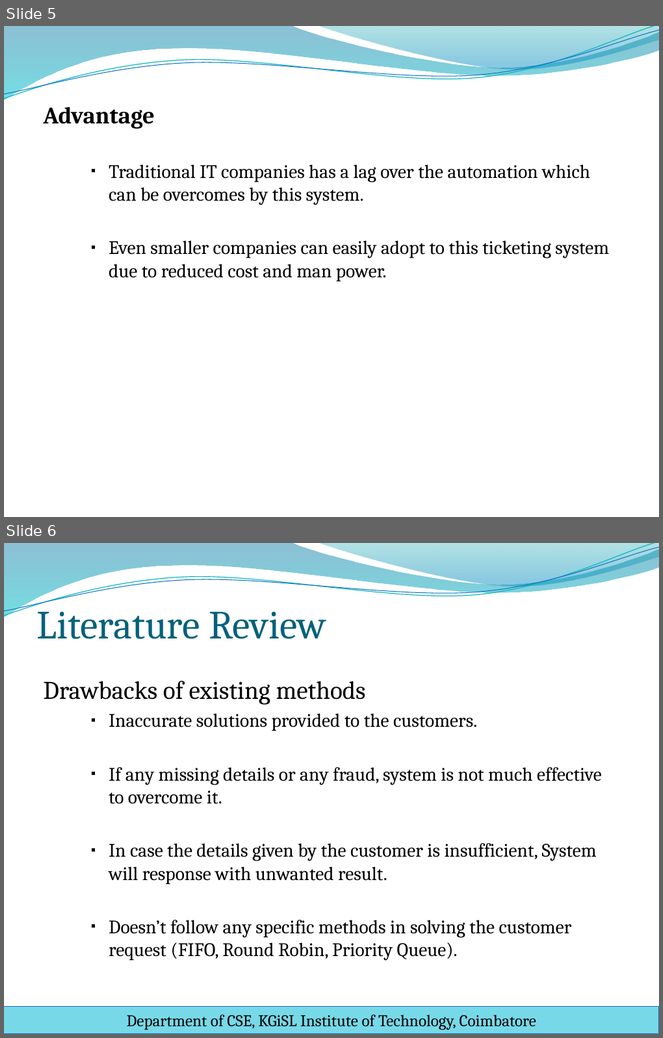
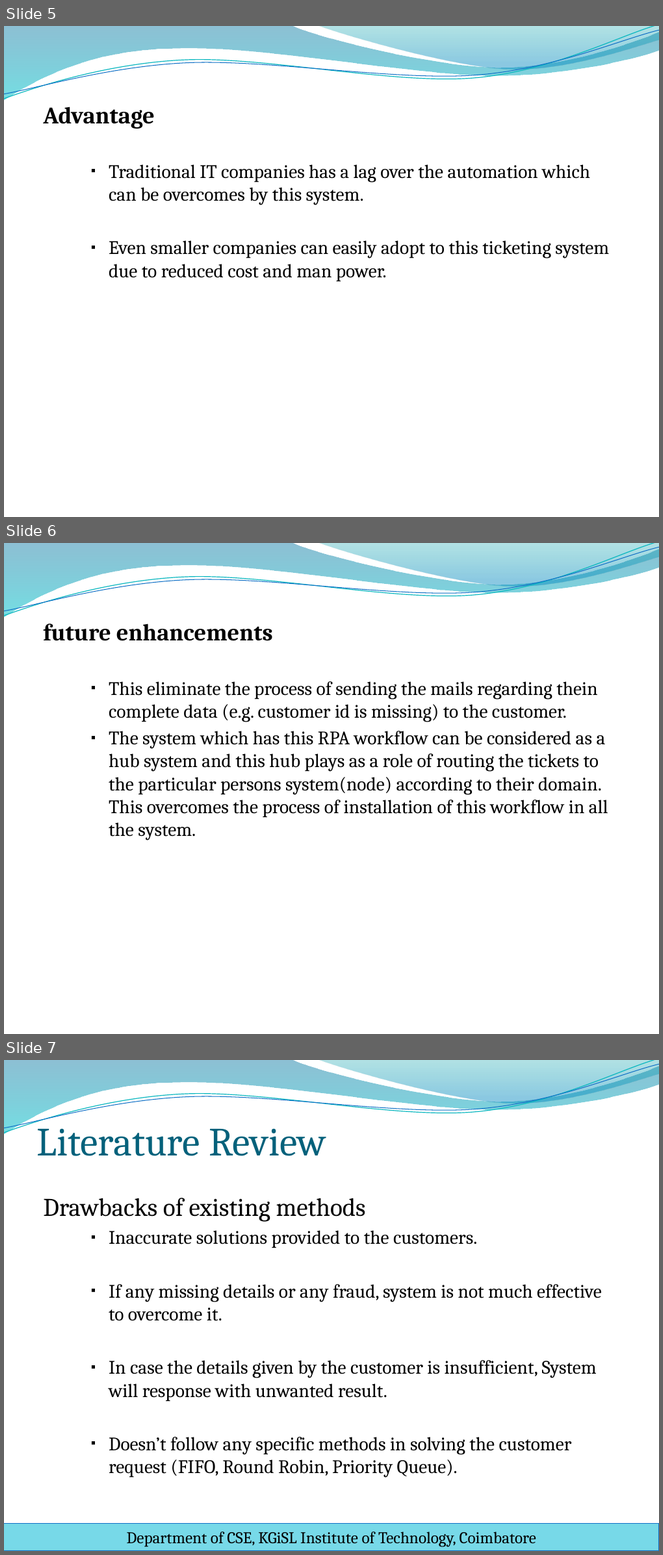
Before and after one commit to sanjay-rb/Ticket-Assignment-Automation, a slide deck: Ticket_Automation/WS/Docs/PPT/final_review_template.pptx. Shown one above the other, each under a label of ours: slides 5 and 6 before the commit, slides 5, 6 and 7 after it. The pictures are 663x1038 and 663x1555 pixels, drawn with LibreOffice and Linux fonts; fonts in the diff are those of the drawing; background and template pictures are left out. Boxes give left, top, right and bottom in pixels: in the first picture for what was removed or moved away, otherwise in the second. Text is boxed around its words. In the diff, an @@ line names an element or a change of style, - is before the commit and + after.

Commit message:
added ppt with future enhancement

```diff
--- a/Ticket_Automation/WS/Docs/PPT/final_review_template.pptx
+++ b/Ticket_Automation/WS/Docs/PPT/final_review_template.pptx
@@ slide 6 added at (4,543,659,1034), background picture (left out); not listed: 4 template elements that a slide beside it also shows @@
@@ text added at (43,624,608,841), 21 pt, text #000000 @@
+future enhancements
+    ▪ This eliminate the process of sending the mails regarding thein complete data (e.g. customer id is missing) to the customer.
+    ▪ The system which has this RPA workflow can be considered as a hub system and this hub plays as a role of routing the tickets to the particular persons system(node) according to their domain. This overcomes the process of installation of this workflow in all the system.
@@ what was slide 6 is now slide 7 @@
```
